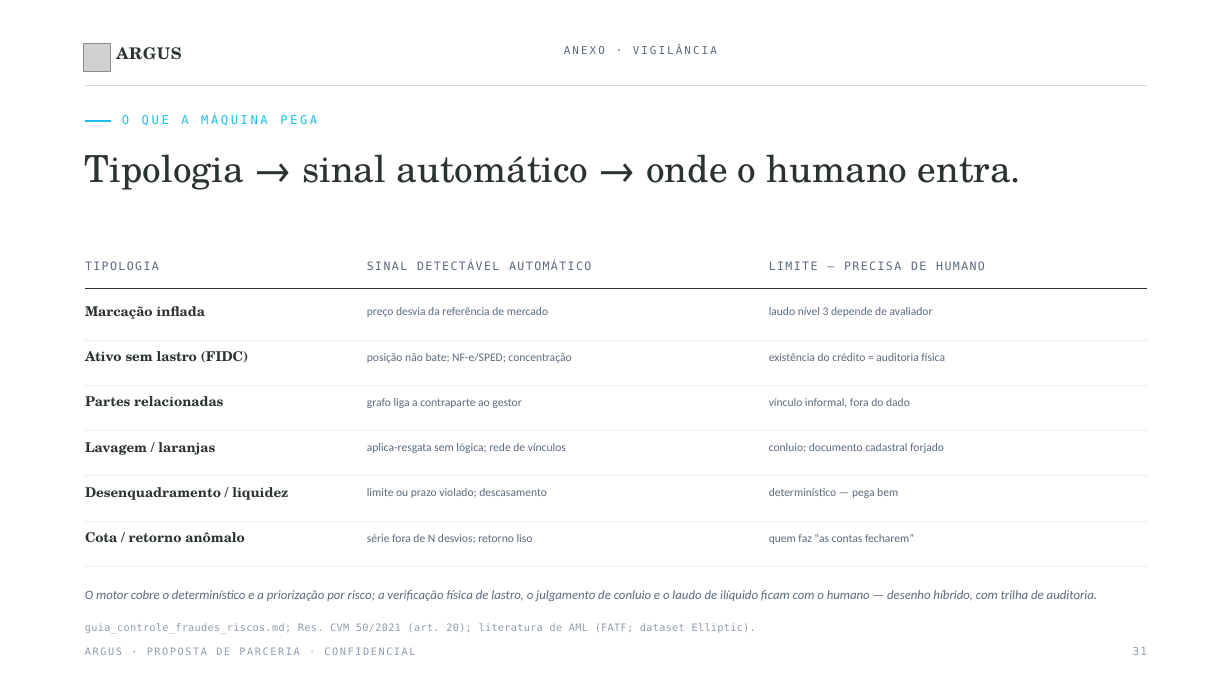
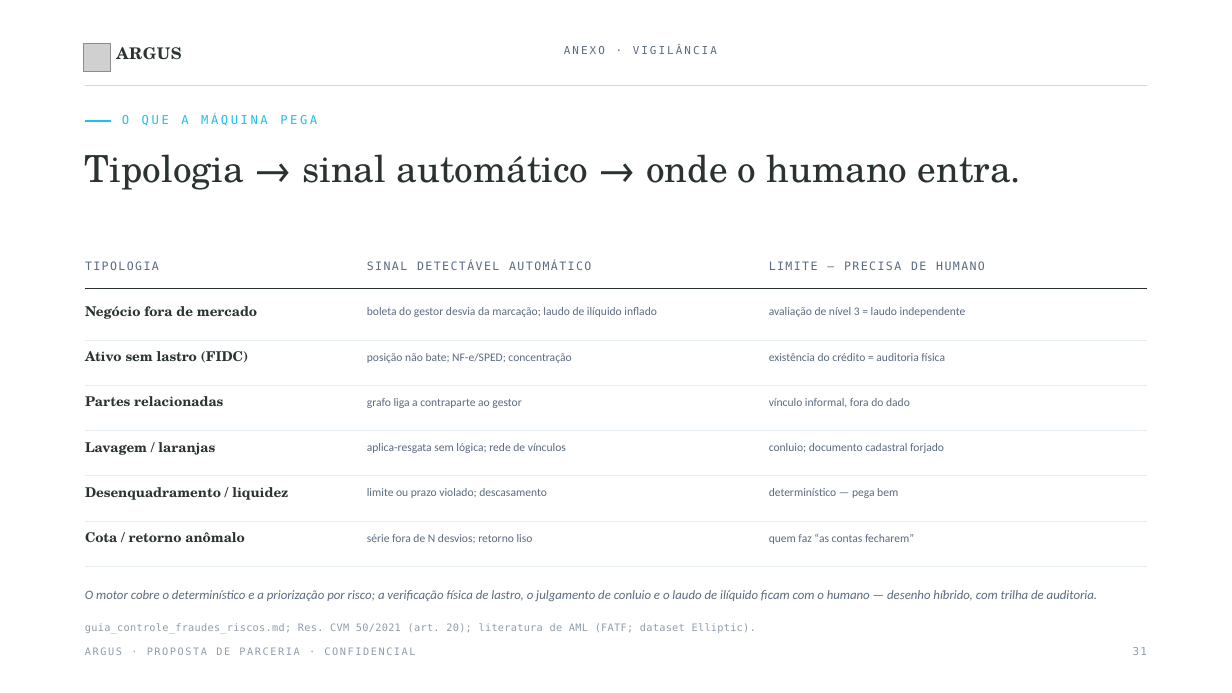
Before and after one commit to viniciuscbf/dtvm, a slide deck: slide 34 of apresentacao/Argus_Apresentacao.pptx. Drawn at 1232x693 pixels with LibreOffice and Linux fonts; fonts in the diff are those of the drawing; grey boxes stand for pictures. Boxes give left, top, right and bottom in pixels: in the first picture for what was removed or moved away, otherwise in the second. Text is boxed around its words. In the diff, an @@ line names an element or a change of style, - is before the commit and + after.

```diff
--- a/apresentacao/Argus_Apresentacao.pptx
+++ b/apresentacao/Argus_Apresentacao.pptx
@@ text at (85,306,257,319): text changed @@
-Marcação inflada
+Negócio fora de mercado
@@ text at (367,307,656,317): text changed @@
-preço desvia da referência de mercado
+boleta do gestor desvia da marcação; laudo de ilíquido inflado
@@ text at (769,307,966,317): text changed @@
-laudo nível 3 depende de avaliador
+avaliação de nível 3 = laudo independente
```
Also in this commit, not shown: 7 other slides changed, 53 other files.
